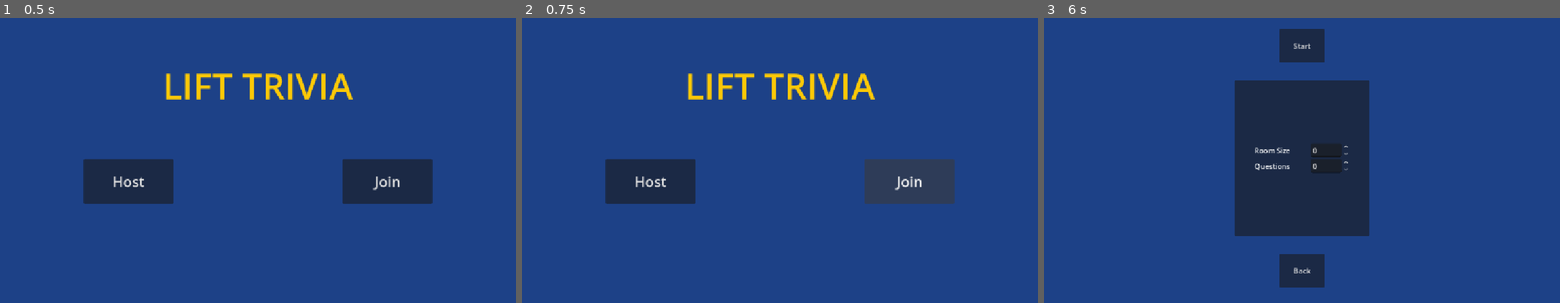
Above: before the commit, frames 1-3 (left to right).
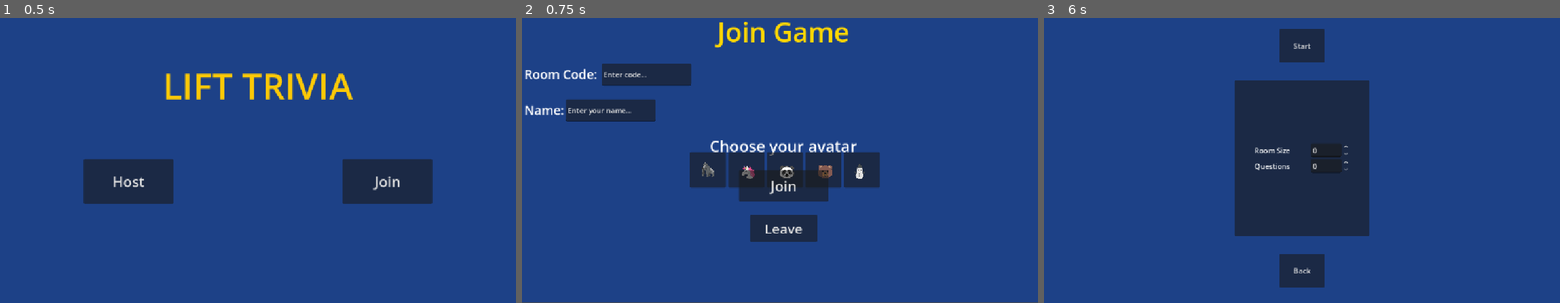
Above: after the commit, the same moments.

Repository: ttxit/lift-trivia
Game: Godot game, scene res://scenes/main.tscn
Same seed, same stepped clock (60 frames per second), same inputs: the game is played once before the commit and once after it.
Inputs (mouse positions are in pixels of both pictures, inside the frame that each line leads up to):
- Up to frame 1 (0.5 s): no input
- Up to frame 2 (0.75 s): click "Join" at 0.5 s
- Up to frame 3 (6 s): click (1229, 169) at 1.25 s, where only the run after the commit has a clickable "🦍"; click (1265, 169) at 2 s, where only the run after the commit has a clickable "🦄"; click (1307, 169) at 2.75 s, where only the run after the commit has a clickable "🐼"; click (1343, 169) at 3.5 s, where only the run after the commit has a clickable "🐻"; click (1384, 169) at 4.25 s, where only the run after the commit has a clickable "⛄"; click (1307, 228) at 5 s, where only the run after the commit has a clickable "Leave"; click "Host" at 5.75 s

Frame 1 is identical in both runs. In frame 2, 17% of the frame differs, in the area x 0-100%, y 1-100%; in frame 3, nothing differs.

Commit message:
Added Player screen before game

Diff:
--- a/scenes/main_menu.tscn
+++ b/scenes/main_menu.tscn
@@ -64,3 +64,4 @@
 "
 
 [connection signal="pressed" from="VBoxContainer/HBoxContainer/Host" to="." method="_on_host_pressed"]
+[connection signal="pressed" from="VBoxContainer/HBoxContainer/Join" to="." method="_on_join_pressed"]
--- /dev/null
+++ b/scenes/player_join.gd
@@ -0,0 +1,11 @@
+extends Control
+
+
+# Called when the node enters the scene tree for the first time.
+func _ready() -> void:
+	pass # Replace with function body.
+
+
+# Called every frame. 'delta' is the elapsed time since the previous frame.
+func _process(delta: float) -> void:
+	pass
--- /dev/null
+++ b/scenes/player_join.tscn
@@ -0,0 +1,197 @@
+[gd_scene format=3 uid="uid://w6xgeb020q2k"]
+
+[sub_resource type="GDScript" id="GDScript_cnoii"]
+resource_name = "player_join.gd"
+script/source = "extends Control
+
+var selected_avatar: String = \"\"
+
+func _on_join_pressed() -> void:
+	var room_code = $VBoxContainer/HBoxContainer/LineEdit.text.strip_edges()
+	var player_name = $VBoxContainer/HBoxContainer2/LineEdit.text.strip_edges()
+
+	if room_code == \"\":
+		print(\"Please enter a room code\")
+		return
+
+	if player_name == \"\":
+		print(\"Please enter your name\")
+		return
+
+	if selected_avatar == \"\":
+		print(\"Please select an avatar\")
+		return
+
+	# Hide join UI, show waiting message
+	$VBoxContainer/HBoxContainer.visible = false
+	$VBoxContainer/HBoxContainer2.visible = false
+	$VBoxContainer/AvatarLabel.visible = false
+	$VBoxContainer/AvatarRow.visible = false
+	$VBoxContainer/JoinButton.visible = false
+	$VBoxContainer/WaitingLabel.visible = true
+
+func _on_avatar_selected(emoji: String) -> void:
+	selected_avatar = emoji
+	print(\"Avatar selected: \" + emoji)
+
+func _on_leave_pressed() -> void:
+	SceneManager.change_view(\"res://scenes/main_menu.tscn\")
+"
+
+[sub_resource type="LabelSettings" id="LabelSettings_bx80g"]
+font_size = 60
+font_color = Color(1, 0.84313726, 0, 1)
+
+[sub_resource type="LabelSettings" id="LabelSettings_bqhge"]
+font_size = 28
+
+[sub_resource type="LabelSettings" id="LabelSettings_8fa8l"]
+font_size = 28
+
+[sub_resource type="LabelSettings" id="LabelSettings_a61v4"]
+font_size = 35
+
+[sub_resource type="LabelSettings" id="LabelSettings_vdffy"]
+font_size = 36
+font_color = Color(1, 0.84313726, 0, 1)
+
+[node name="PlayerJoin" type="Control" unique_id=217735044]
+layout_mode = 3
+anchors_preset = 0
+script = SubResource("GDScript_cnoii")
+
+[node name="ColorRect" type="ColorRect" parent="." unique_id=508475388]
+layout_mode = 1
+anchors_preset = 15
+anchor_right = 1.0
+anchor_bottom = 1.0
+offset_right = 1153.0
+offset_bottom = 645.0
+grow_horizontal = 2
+grow_vertical = 2
+color = Color(0.11372549, 0.25490198, 0.5294118, 1)
+
+[node name="VBoxContainer" type="VBoxContainer" parent="." unique_id=1402999388]
+layout_mode = 1
+anchors_preset = 15
+anchor_right = 1.0
+anchor_bottom = 1.0
+offset_left = 5.0
+offset_top = -1.0
+offset_right = 1163.0
+offset_bottom = 642.0
+grow_horizontal = 2
+grow_vertical = 2
+theme_override_constants/separation = 30
+
+[node name="title" type="Label" parent="VBoxContainer" unique_id=1991585127]
+layout_mode = 2
+text = "Join Game"
+label_settings = SubResource("LabelSettings_bx80g")
+horizontal_alignment = 1
+
+[node name="Room Code" type="HBoxContainer" parent="VBoxContainer" unique_id=348326002]
+layout_mode = 2
+
+[node name="Label" type="Label" parent="VBoxContainer/Room Code" unique_id=1472659830]
+layout_mode = 2
+text = "Room Code: "
+label_settings = SubResource("LabelSettings_bqhge")
+horizontal_alignment = 1
+
+[node name="LineEdit" type="LineEdit" parent="VBoxContainer/Room Code" unique_id=1692118766]
+custom_minimum_size = Vector2(200, 50)
+layout_mode = 2
+text = "Enter code..."
+
+[node name="Name Input" type="HBoxContainer" parent="VBoxContainer" unique_id=174280771]
+layout_mode = 2
+
+[node name="Label" type="Label" parent="VBoxContainer/Name Input" unique_id=194403668]
+layout_mode = 2
+text = "Name:"
+label_settings = SubResource("LabelSettings_8fa8l")
+horizontal_alignment = 1
+
+[node name="LineEdit" type="LineEdit" parent="VBoxContainer/Name Input" unique_id=978255612]
+custom_minimum_size = Vector2(200, 50)
+layout_mode = 2
+text = "Enter your name..."
+
+[node name="Avatar Selection" type="Label" parent="VBoxContainer" unique_id=402779116]
+layout_mode = 2
+theme_override_font_sizes/font_size = 40
+text = "Choose your avatar"
+label_settings = SubResource("LabelSettings_a61v4")
+horizontal_alignment = 1
+
+[node name="List" type="HBoxContainer" parent="VBoxContainer/Avatar Selection" unique_id=1533232940]
+layout_mode = 1
+anchors_preset = -1
+anchor_right = 0.035
+anchor_bottom = 1.0
+offset_left = 389.0
+offset_top = 38.0
+offset_right = 733.47
+offset_bottom = 64.0
+grow_horizontal = 2
+theme_override_constants/separation = 6
+
+[node name="Avatar1" type="Button" parent="VBoxContainer/Avatar Selection/List" unique_id=195111648]
+custom_minimum_size = Vector2(80, 80)
+layout_mode = 2
+theme_override_font_sizes/font_size = 36
+text = "🦍"
+
+[node name="Avatar2" type="Button" parent="VBoxContainer/Avatar Selection/List" unique_id=1661419154]
+custom_minimum_size = Vector2(80, 80)
+layout_mode = 2
+theme_override_font_sizes/font_size = 36
+text = " 🦄"
+
+[node name="Avatar3" type="Button" parent="VBoxContainer/Avatar Selection/List" unique_id=999200295]
+custom_minimum_size = Vector2(80, 80)
+layout_mode = 2
+theme_override_font_sizes/font_size = 36
+text = " 🐼"
+
+[node name="Avatar4" type="Button" parent="VBoxContainer/Avatar Selection/List" unique_id=438546183]
+custom_minimum_size = Vector2(80, 80)
+layout_mode = 2
+theme_override_font_sizes/font_size = 36
+text = " 🐻"
+
+[node name="Avatar5" type="Button" parent="VBoxContainer/Avatar Selection/List" unique_id=1751041837]
+custom_minimum_size = Vector2(80, 80)
+layout_mode = 2
+theme_override_font_sizes/font_size = 36
+text = "⛄ "
+
+[node name="Join" type="Button" parent="VBoxContainer" unique_id=1138934809]
+custom_minimum_size = Vector2(200, 70)
+layout_mode = 2
+size_flags_horizontal = 4
+theme_override_font_sizes/font_size = 32
+text = "Join"
+
+[node name="Waiting Label" type="Label" parent="VBoxContainer" unique_id=1633801530]
+visible = false
+layout_mode = 2
+text = "Waiting for host..."
+label_settings = SubResource("LabelSettings_vdffy")
+horizontal_alignment = 1
+
+[node name="Leave" type="Button" parent="VBoxContainer" unique_id=562216564]
+custom_minimum_size = Vector2(150, 60)
+layout_mode = 2
+size_flags_horizontal = 4
+theme_override_font_sizes/font_size = 30
+text = "Leave"
+
+[connection signal="pressed" from="VBoxContainer/Avatar Selection/List/Avatar1" to="." method="_on_avatar_selected"]
+[connection signal="pressed" from="VBoxContainer/Avatar Selection/List/Avatar2" to="." method="_on_avatar_selected" binds= [" 🦄"]]
+[connection signal="pressed" from="VBoxContainer/Avatar Selection/List/Avatar3" to="." method="_on_avatar_selected" binds= [" 🐼"]]
+[connection signal="pressed" from="VBoxContainer/Avatar Selection/List/Avatar4" to="." method="_on_avatar_selected" binds= [" 🐻"]]
+[connection signal="pressed" from="VBoxContainer/Avatar Selection/List/Avatar5" to="." method="_on_avatar_selected" binds= ["⛄"]]
+[connection signal="pressed" from="VBoxContainer/Join" to="." method="_on_join_pressed"]
+[connection signal="pressed" from="VBoxContainer/Leave" to="." method="_on_leave_pressed"]
--- a/scripts/main_menu.gd
+++ b/scripts/main_menu.gd
@@ -4,3 +4,6 @@
 func _on_host_pressed() -> void:
 	SceneManager.change_view("res://scenes/room_creation.tscn")
 	pass
+
+func _on_join_pressed() -> void:
+	SceneManager.change_view("res://scenes/player_join.tscn")
--- /dev/null
+++ b/scripts/player_join.gd
@@ -0,0 +1,36 @@
+extends Control
+
+var selected_avatar: String = ""
+
+func _on_join_pressed() -> void:
+    #var room_code = $VBoxContainer/HBoxContainer/LineEdit.text.strip_edges()
+    #var player_name = $VBoxContainer/HBoxContainer2/LineEdit.text.strip_edges()
+
+    '''
+    if room_code == "":
+        print("Please enter a room code")
+        return
+
+    if player_name == "":
+        print("Please enter your name")
+        return
+
+    if selected_avatar == "":
+        print("Please select an avatar")
+        return
+    '''
+
+    # Hide join UI, show waiting message
+    $VBoxContainer/HBoxContainer.visible = false
+    $VBoxContainer/HBoxContainer2.visible = false
+    $VBoxContainer/AvatarLabel.visible = false
+    $VBoxContainer/AvatarRow.visible = false
+    $VBoxContainer/JoinButton.visible = false
+    $VBoxContainer/WaitingLabel.visible = true
+
+func _on_avatar_selected(emoji: String) -> void:
+    selected_avatar = emoji
+    print("Avatar selected: " + emoji)
+
+func _on_leave_pressed() -> void:
+    SceneManager.change_view("res://scenes/main_menu.tscn")
Not shown, added: scenes/player_join.gd.uid
Renamed: scenes/WaitingRoom.tscn -> scenes/waiting_room.tscn
Not shown, added: scripts/player_join.gd.uid
